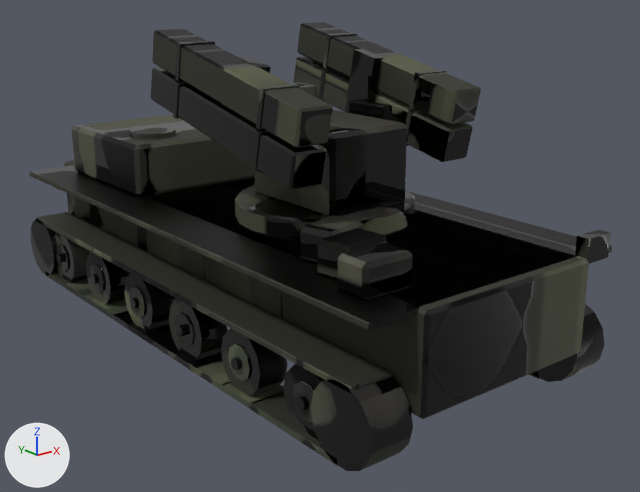
A saved change to the glTF model public/models/sam_launcher.glb.
One viewpoint serves both versions: a 50 mm lens placed at (-5.12, -7.22, 3.55), pointed at (0.27, -0.48, 0.85). Arrows for +X, +Y and +Z are at lower left; the lights stay in place. The picture after the commit comes second. Where no turn or scale is listed for an object, it has been applied to the vertices. Vertices at exactly the same position are counted once.

Names of what the first picture shows: 'hull', 'launcher.001', 'turret.001'.
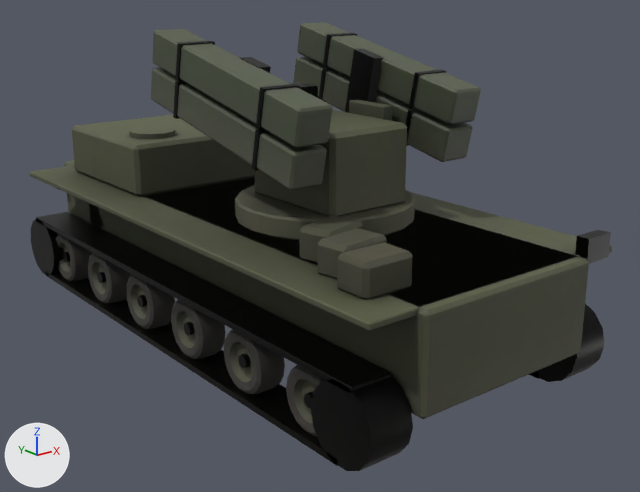
Boxes (x1, y1, x2, y2) around the edits, measured in the pictures (640 x 492 px; the box of a moved part takes in the faces that stretch with it):
part 1 of me_hull, added: after (304, 392, 313, 408)
part 2 of me_hull, added: after (238, 353, 251, 369)
part 3 of me_hull, added: after (184, 322, 195, 335)
part 4 of me_hull, added: after (137, 295, 147, 307)
part 5 of me_hull, added: after (97, 272, 106, 283)
part 6 of me_hull, added: after (63, 252, 71, 262)
part 7 of me_hull, rebuilt (8% narrower): before (169, 299, 228, 361); after (171, 300, 225, 359)
part 8 of me_hull, rebuilt: before (55, 233, 91, 282); after (56, 234, 93, 281)
part 9 of me_hull, rebuilt (7% narrower): before (221, 329, 287, 396); after (224, 329, 285, 394)
part 10 of me_hull, rebuilt: before (86, 252, 131, 305); after (88, 253, 132, 303)
part 11 of me_hull, rebuilt (8% narrower): before (124, 274, 176, 330); after (127, 274, 175, 329)
part 12 of me_hull, rebuilt (7% narrower): before (283, 364, 324, 439); after (286, 365, 324, 436)
part 13 of me_hull, deleted (mostly hidden): before (57, 244, 313, 423)
part 14 of me_hull, surface changed: (29, 115, 612, 466) in both
part 15 of me_launcher, surface changed (lighter): (151, 22, 481, 190) in both
part 16 of me_turret, moved or reshaped: (255, 82, 407, 216) in both
part 17 of me_turret, surface changed: before (235, 100, 415, 241); after (235, 82, 415, 241)

Patch to the scene script:
```diff
--- a/public/models/sam_launcher.glb.py
+++ b/public/models/sam_launcher.glb.py
@@ me_hull @@
-me_hull.from_pydata(...)  # 1576 vertices, 2824 faces; spans x -1.4..1.4, y -3.2..3.2, z -0.93..0.93
+me_hull.from_pydata(...)  # 3088 vertices, 5944 faces; spans x -1.4..1.4, y -3.2..3.2, z -0.93..0.93
+# me_hull part 1: a new loose piece, a 10-sided cylinder along x spanning x -1.299..-1.229, y -2.36..-2.24, z -0.657..-0.543, in mat_sam_launcher_baked
+# me_hull part 2: a new loose piece, a 10-sided cylinder along x spanning x -1.299..-1.229, y -1.44..-1.32, z -0.657..-0.543, in mat_sam_launcher_baked
+# me_hull part 3: a new loose piece, a 10-sided cylinder along x spanning x -1.299..-1.229, y -0.52..-0.4, z -0.657..-0.543, in mat_sam_launcher_baked
+# me_hull part 4: a new loose piece, a 10-sided cylinder along x spanning x -1.299..-1.229, y 0.4..0.52, z -0.657..-0.543, in mat_sam_launcher_baked
+# me_hull part 5: a new loose piece, a 10-sided cylinder along x spanning x -1.299..-1.229, y 1.32..1.44, z -0.657..-0.543, in mat_sam_launcher_baked
+# me_hull part 6: a new loose piece, a 10-sided cylinder along x spanning x -1.299..-1.229, y 2.24..2.36, z -0.657..-0.543, in mat_sam_launcher_baked
+# me_hull part 7: the loose piece of 24 vertices spanning x -1.32..-1.04, y -0.76..-0.16, z -0.9..-0.3 is rebuilt with 182 vertices and now spans x -1.32..-1.04, y -0.76..-0.16, z -0.9..-0.3
+# me_hull part 8: the loose piece of 24 vertices spanning x -1.32..-1.04, y 2.0..2.6, z -0.9..-0.3 is rebuilt with 182 vertices and now spans x -1.32..-1.04, y 2.0..2.6, z -0.9..-0.3
+# me_hull part 9: the loose piece of 24 vertices spanning x -1.32..-1.04, y -1.68..-1.08, z -0.9..-0.3 is rebuilt with 182 vertices and now spans x -1.32..-1.04, y -1.68..-1.08, z -0.9..-0.3
+# me_hull part 10: the loose piece of 24 vertices spanning x -1.32..-1.04, y 1.08..1.68, z -0.9..-0.3 is rebuilt with 182 vertices and now spans x -1.32..-1.04, y 1.08..1.68, z -0.9..-0.3
+# me_hull part 11: the loose piece of 24 vertices spanning x -1.32..-1.04, y 0.16..0.76, z -0.9..-0.3 is rebuilt with 182 vertices and now spans x -1.32..-1.04, y 0.16..0.76, z -0.9..-0.3
+# me_hull part 12: the loose piece of 24 vertices spanning x -1.32..-1.04, y -2.6..-2.0, z -0.9..-0.3 is rebuilt with 182 vertices and now spans x -1.32..-1.04, y -2.6..-2.0, z -0.9..-0.3
+# me_hull part 13: 48 loose pieces with 864 vertices, spanning x -1.38..1.38, y -2.47..2.47, z -0.76..-0.44, are deleted
+# me_hull part 14: 728 kept faces spanning x -1.4..1.4, y -3.2..3.2, z -0.93..0.93 get new texture (UV) coordinates
+# other edits to the shape of me_hull do not show in these pictures
 me_hull.materials.append(mat_sam_launcher_baked)
@@ me_launcher @@
 me_launcher.from_pydata(...)  # 192 vertices, 344 faces; spans x -1.04..1.04, y -1.2..1.19, z -0.54..0.59
+# me_launcher part 15: 342 kept faces spanning x -1.04..1.04, y -1.2..1.19, z -0.54..0.59 get new texture (UV) coordinates
 me_launcher.materials.append(mat_sam_launcher_baked)
@@ me_turret @@
 me_turret.from_pydata(...)  # 180 vertices, 336 faces; spans x -0.85..0.85, y -0.85..0.85, z -0.6..0.6
+# me_turret part 16: 30 of 180 vertices moved; they spanned x -0.45..0.45, y -0.65..0.6, z -0.42..0.6 and now span x -0.45..0.45, y -0.65..0.6, z -0.42..0.6; mean shift (0.0, 0.0, 0.0); largest move (-0.41, -0.65, 0.29) -> (0.45, 0.51, -0.38)
+# me_turret part 17: 285 kept faces spanning x -0.85..0.85, y -0.85..0.85, z -0.6..0.6 get new texture (UV) coordinates
 me_turret.materials.append(mat_sam_launcher_baked)
```
